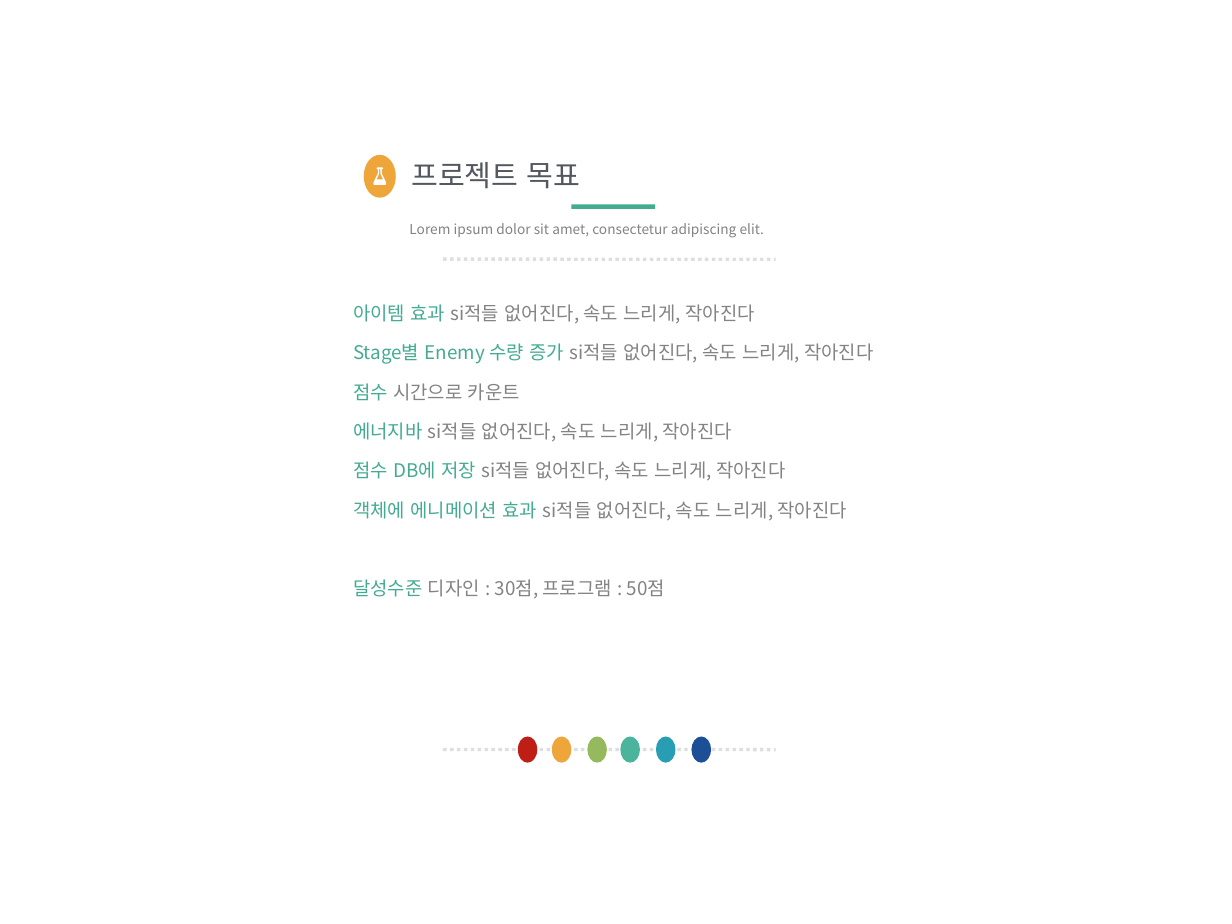
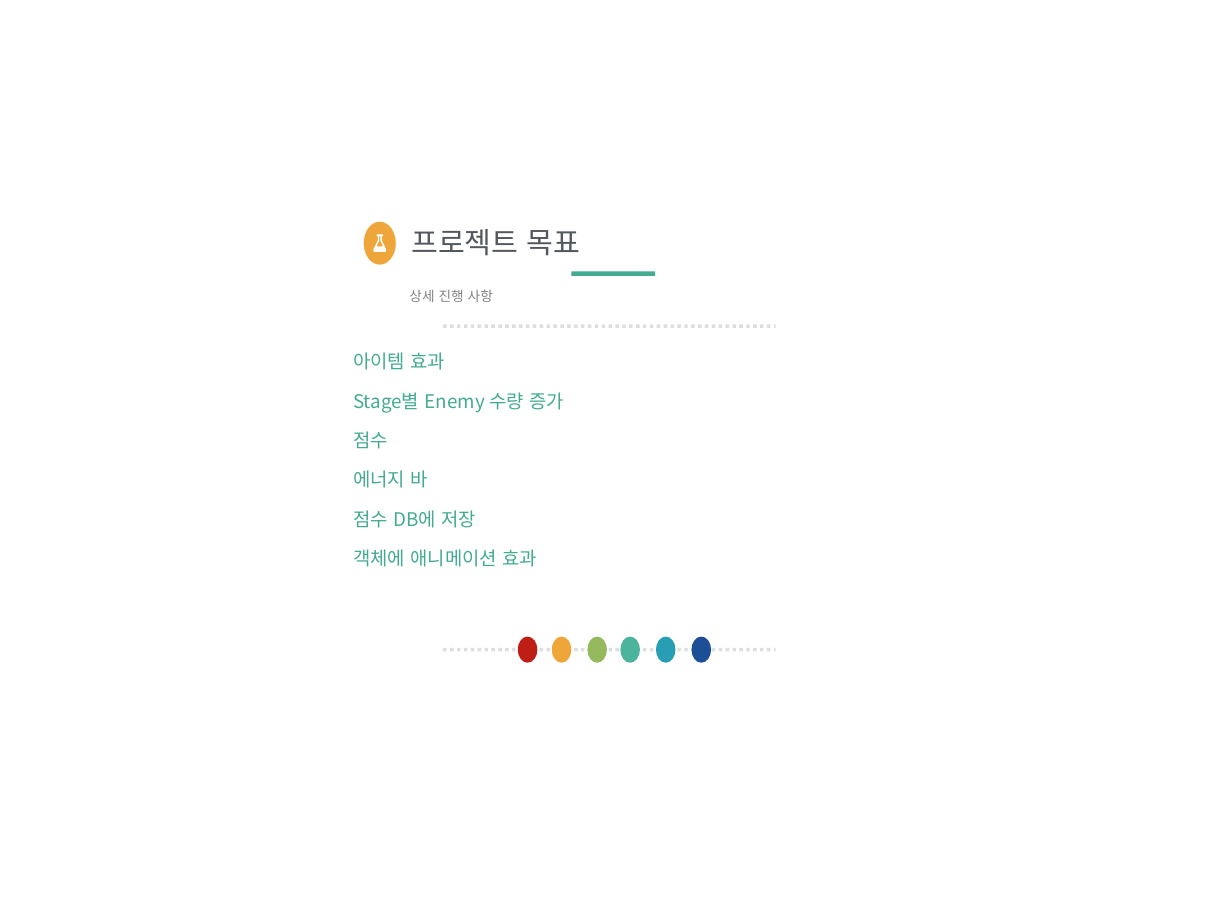
Before and after one commit to zenxen1/html_works, a slide deck: slide 4 of node_project01/프로젝트 1 (javascript).pptx. Drawn at 1232x924 pixels with LibreOffice and Linux fonts; fonts in the diff are those of the drawing. Boxes give left, top, right and bottom in pixels: in the first picture for what was removed or moved away, otherwise in the second. Text is boxed around its words. In the diff, an @@ line names an element or a change of style, - is before the commit and + after.

Commit message:
프로젝트01 최종정리

```diff
--- a/node_project01/프로젝트 1 (javascript).pptx
+++ b/node_project01/프로젝트 1 (javascript).pptx
@@ text in free at [409, 289, 493, 302]: text changed @@
-Lorem ipsum dolor sit amet, consectetur adipiscing elit.
+상세 진행 사항
@@ free "상세 진행 사항": place and size @@
-free "상세 진행 사항" at [409, 217, 802, 238]
+free "상세 진행 사항" at [409, 285, 802, 306]
@@ 3 freeform shapes, 1 free, 1 line: place and size @@
-3 freeform shapes, 1 free, 1 line at [363, 152, 802, 259]
+3 freeform shapes, 1 free, 1 line at [363, 218, 802, 326]
@@ text in free at [353, 352, 564, 567]: text changed; text colour #838383 to #43AB92 @@
-아이템 효과 si적들 없어진다, 속도 느리게, 작아진다
-Stage별 Enemy 수량 증가 si적들 없어진다, 속도 느리게, 작아진다
-점수 시간으로 카운트
-에너지바 si적들 없어진다, 속도 느리게, 작아진다
-점수 DB에 저장 si적들 없어진다, 속도 느리게, 작아진다
-객체에 에니메이션 효과 si적들 없어진다, 속도 느리게, 작아진다
-달성수준 디자인 : 30점, 프로그램 : 50점
+아이템 효과
+Stage별 Enemy 수량 증가
+점수
+에너지 바
+점수 DB에 저장
+객체에 애니메이션 효과
@@ free "아이템 효과": place and size @@
-free "아이템 효과" at [354, 297, 924, 655]
+free "아이템 효과" at [354, 346, 924, 705]
@@ 6 freeform shapes, 1 line: place and size @@
-6 freeform shapes, 1 line at [444, 737, 776, 763]
+6 freeform shapes, 1 line at [444, 637, 776, 663]
```
Also in this commit, not shown: 5 other slides changed, 1 slide added, 42 other files.
